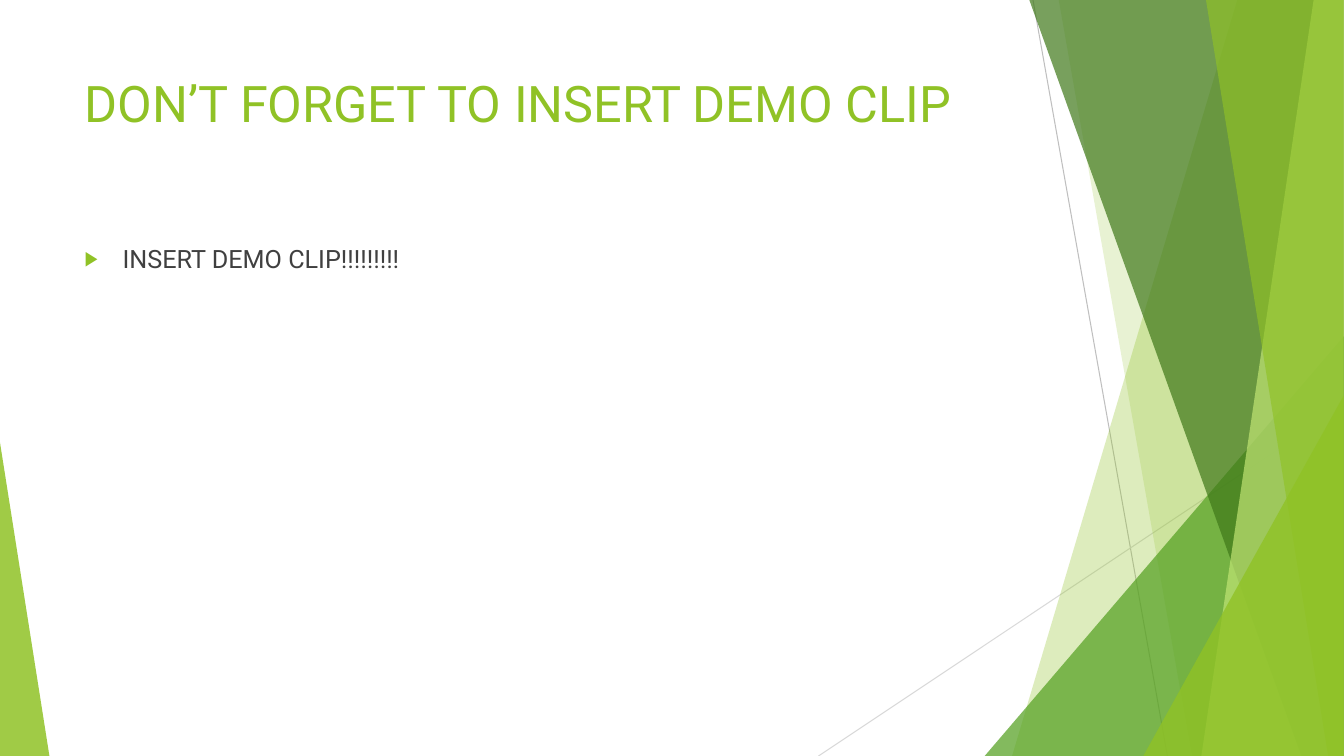
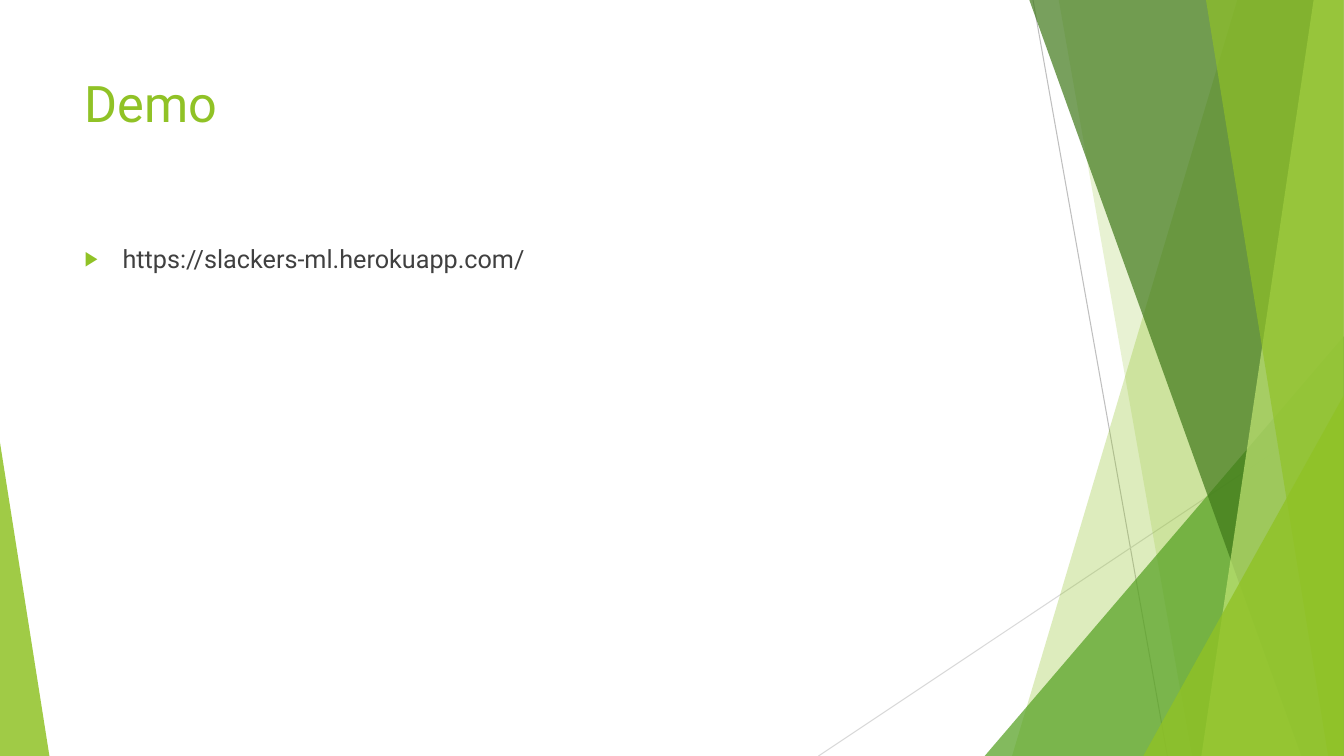
Before and after one commit to amoghugupte/Slackers-Capstone, a slide deck: slide 10 of Credit Default detector_v3.pptx (slide 12 before the commit). Drawn at 1344x756 pixels with LibreOffice and Linux fonts; fonts in the diff are those of the drawing. Boxes give left, top, right and bottom in pixels: in the first picture for what was removed or moved away, otherwise in the second. Text is boxed around its words. In the diff, an @@ line names an element or a change of style, - is before the commit and + after.

```diff
--- a/Credit Default detector_v3.pptx
+++ b/Credit Default detector_v3.pptx
@@ title at [85,86,218,123]: text changed @@
-DON’T FORGET TO INSERT DEMO CLIP
+Demo
@@ text at [123,249,525,273]: text changed @@
-▶ INSERT DEMO CLIP!!!!!!!!!
+▶ https://slackers-ml.herokuapp.com/
```
Also in this commit, not shown: 5 other slides changed, 1 slide added, 1 slide removed, 4 other files.
